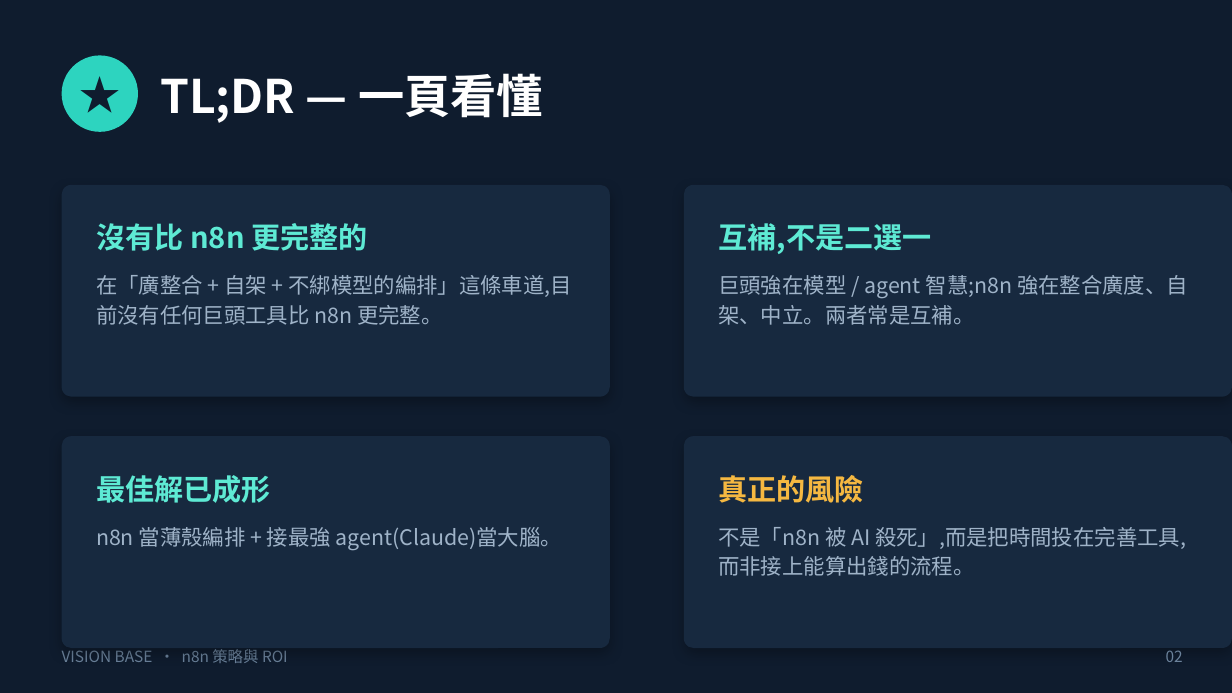
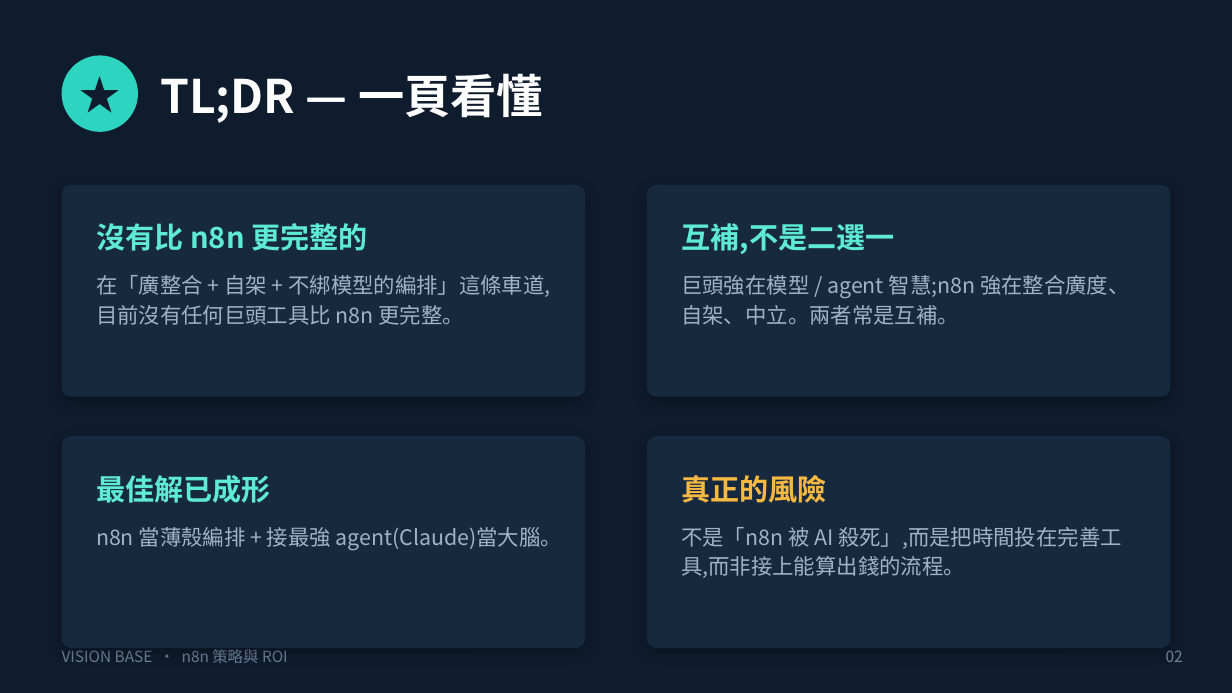
Before and after one commit to VistwinDev/VistwinDev.github.io, a slide deck: slide 2 of content/98 資料/Strategy/2026-06-25_n8n-stack-ROI.pptx. Drawn at 1232x693 pixels with LibreOffice and Linux fonts; fonts in the diff are those of the drawing. Boxes give left, top, right and bottom in pixels: in the first picture for what was removed or moved away, otherwise in the second. Text is boxed around its words. In the diff, an @@ line names an element or a change of style, - is before the commit and + after.

```diff
--- a/content/98 資料/Strategy/2026-06-25_n8n-stack-ROI.pptx
+++ b/content/98 資料/Strategy/2026-06-25_n8n-stack-ROI.pptx
@@ rounded rectangle: place and size @@
-rounded rectangle at bbox=[62, 185, 610, 397]
+rounded rectangle at bbox=[62, 185, 585, 397]
@@ rounded rectangle: place and size @@
-rounded rectangle at bbox=[684, 185, 1232, 397]
+rounded rectangle at bbox=[647, 185, 1170, 397]
@@ text "互補,不是二選一": place and size @@
-text "互補,不是二選一" at bbox=[718, 223, 931, 254]
+text "互補,不是二選一" at bbox=[681, 223, 894, 254]
@@ text "在「廣整合 + 自架 + 不綁模型的編排」這條車道,目前沒有任何巨頭工具比 ..." rewrapped from bbox=[96, 275, 572, 325] to bbox=[96, 275, 550, 325] @@
@@ text "巨頭強在模型 / agent 智慧;n8n 強在整合廣度、自架、中立。兩者常是互補。" rewrapped from bbox=[718, 275, 1188, 325] to bbox=[681, 275, 1130, 325] @@
@@ rounded rectangle: place and size @@
-rounded rectangle at bbox=[62, 436, 610, 648]
+rounded rectangle at bbox=[62, 436, 585, 648]
@@ rounded rectangle: place and size @@
-rounded rectangle at bbox=[684, 436, 1232, 648]
+rounded rectangle at bbox=[647, 436, 1170, 648]
@@ text "真正的風險": place and size @@
-text "真正的風險" at bbox=[718, 475, 864, 503]
+text "真正的風險" at bbox=[681, 475, 827, 503]
@@ text "不是「n8n 被 AI 殺死」,而是把時間投在完善工具,而非接上能算出錢的流程。" rewrapped from bbox=[718, 527, 1186, 576] to bbox=[681, 527, 1122, 578] @@
```
Also in this commit, not shown: 1 other slide changed.
